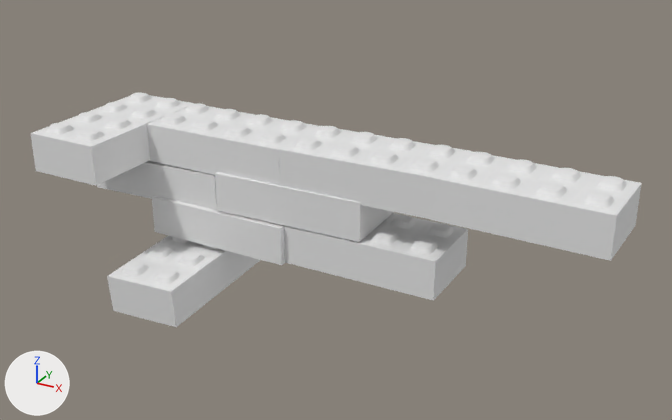
The FBX model Art/Enviroment/3d/3D ENVLEGORape.FBX as it was, and as the next commit left it.
The view is the same before and after, from a 50 mm camera at (3.9, -3.65, 3.63) aimed at (0.82, 1.95, 0.83). Arrows for +X, +Y and +Z are at lower left; the lights stay in place.

Objects in the first picture: 'LegoBrick', 'LegoBrick001', 'LegoBrick002', 'LegoBrick003', 'LegoBrick004', 'LegoBrick005', 'LegoBrick006', 'LegoBrick007', 'LegoBrick008'.
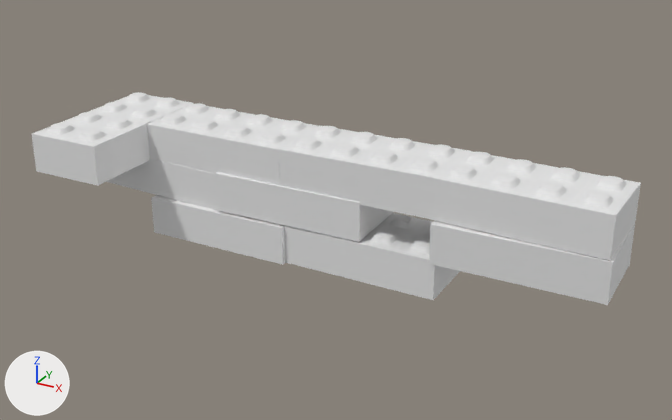
The newer file is also turned or shifted as a whole; pictures and numbers use the older file's frame.

Patch to the scene script:
```diff
--- a/Art/Enviroment/3d/3D ENVLEGORape.FBX.py
+++ b/Art/Enviroment/3d/3D ENVLEGORape.FBX.py
@@ ob_legobrick002 @@
 ob_legobrick002 = bpy.data.objects.new('LegoBrick002', me_mesh_002)
-ob_legobrick002.location = (-0.808, 2.124, 0.634)
-ob_legobrick002.rotation_euler = (0.0, 3.12, 0.0)  # degrees (0, 179, 0)
+ob_legobrick002.location = (-0.802, 2.125, 0.679)
+ob_legobrick002.rotation_euler = (0.0, -3.12, 0.0)  # degrees (0, -179, 0)
 ob_legobrick002.scale = (-0.0792, -0.0792, -0.0792)
@@ ob_legobrick005 @@
 ob_legobrick005 = bpy.data.objects.new('LegoBrick005', me_mesh_005)
-ob_legobrick005.location = (-0.44, 1.764, -0.02)
-ob_legobrick005.rotation_euler = (-0.0425, -3.1, -1.567)  # degrees (-2.4, -178, -90)
+ob_legobrick005.location = (2.269, 2.113, 0.661)
+ob_legobrick005.rotation_euler = (-3.113, -0.00525, 0.00352)  # degrees (-178, -0.3, 0.2)
 ob_legobrick005.scale = (-0.0792, -0.0792, -0.0792)
```

Location of each change, (x1, y1, x2, y2) in pixels of the pictures (672 x 420 px):
'LegoBrick005', moved, turned
    before: (107, 236, 260, 327)
    after: (429, 221, 635, 305)
'LegoBrick002', moved, turned
    before: (97, 161, 217, 211)
    after: (106, 158, 218, 211)
